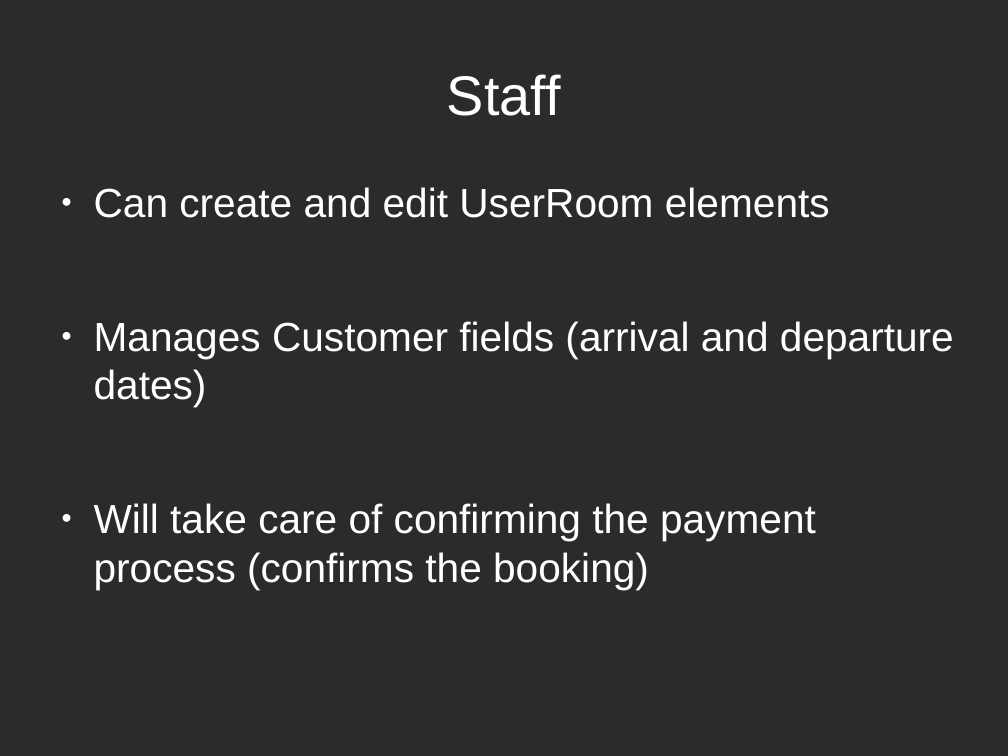
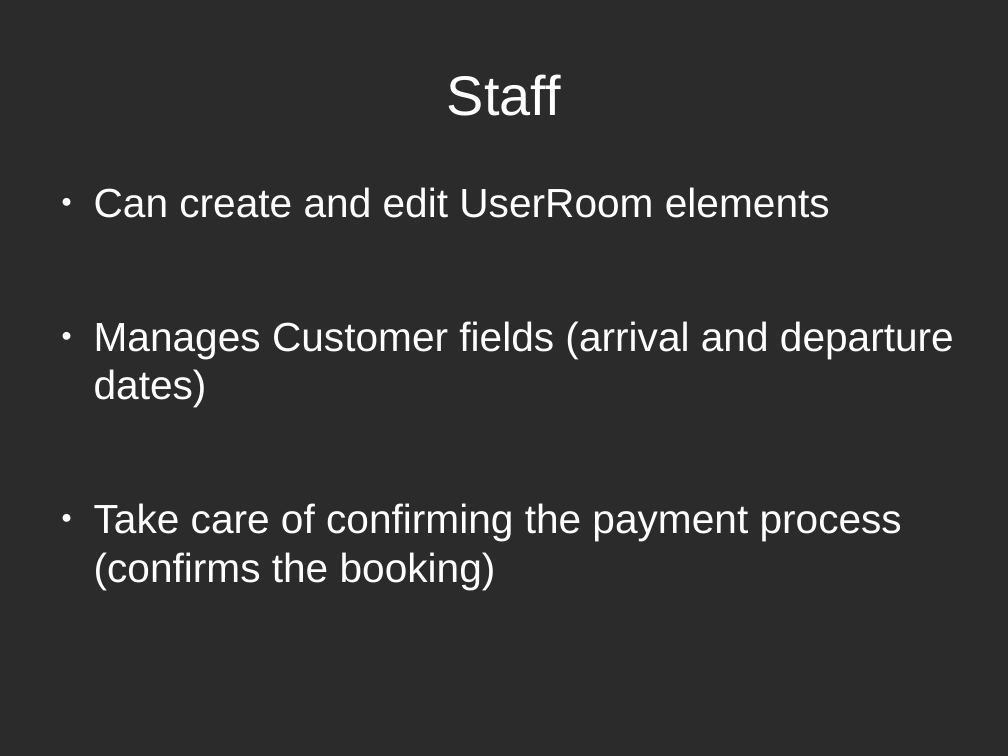
Before and after one commit to EdoardoLenzi9/Advanced-Programming-CPP-Dodo-Neko, a slide deck: slide 23 of Documentation/Milestone 4.odp (slide 20 before the commit). Drawn at 1008x756 pixels with LibreOffice and Linux fonts; fonts in the diff are those of the drawing; background and template pictures are left out; a plain dark background stands for a picture behind light text. Boxes give left, top, right and bottom in pixels: in the first picture for what was removed or moved away, otherwise in the second. Text is boxed around its words. In the diff, an @@ line names an element or a change of style, - is before the commit and + after.

```diff
--- a/Documentation/Milestone 4.odp
+++ b/Documentation/Milestone 4.odp
@@ text at [94,503,902,589]: text changed @@
-● Will take care of confirming the payment process (confirms the booking)
+● Take care of confirming the payment process (confirms the booking)
```
Also in this commit, not shown: 4 other slides changed, 3 slides added.
